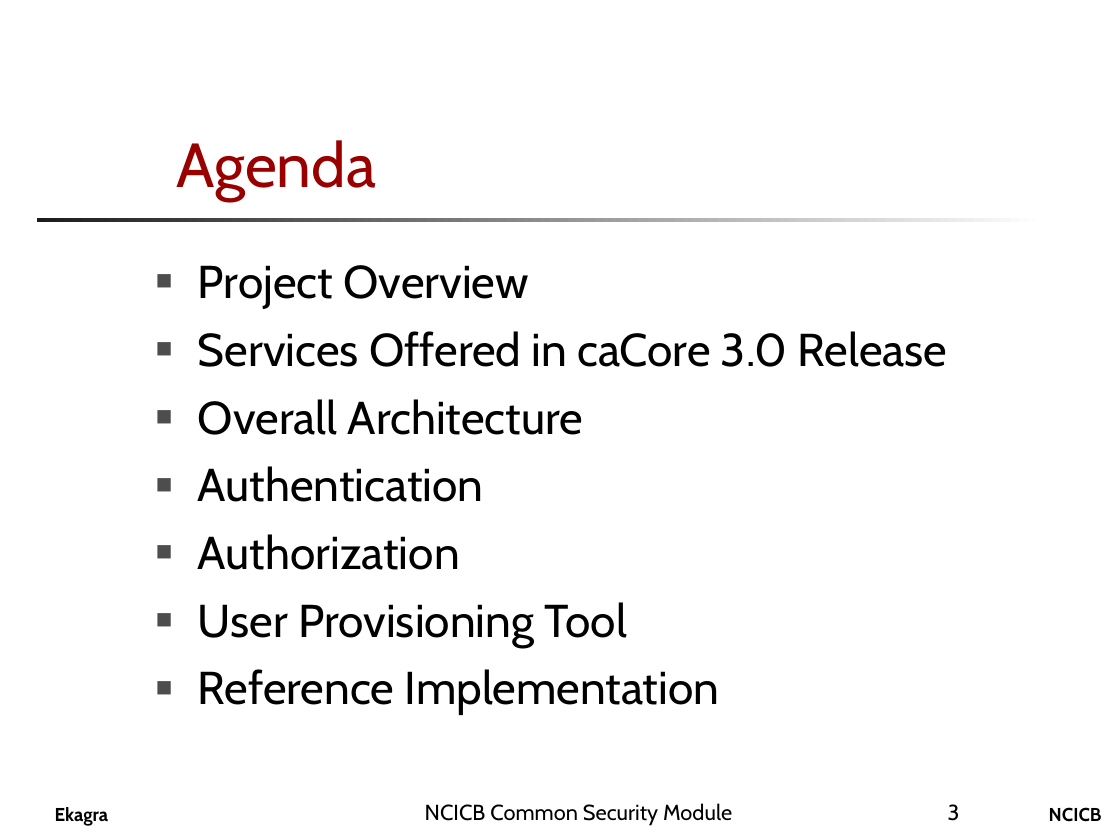
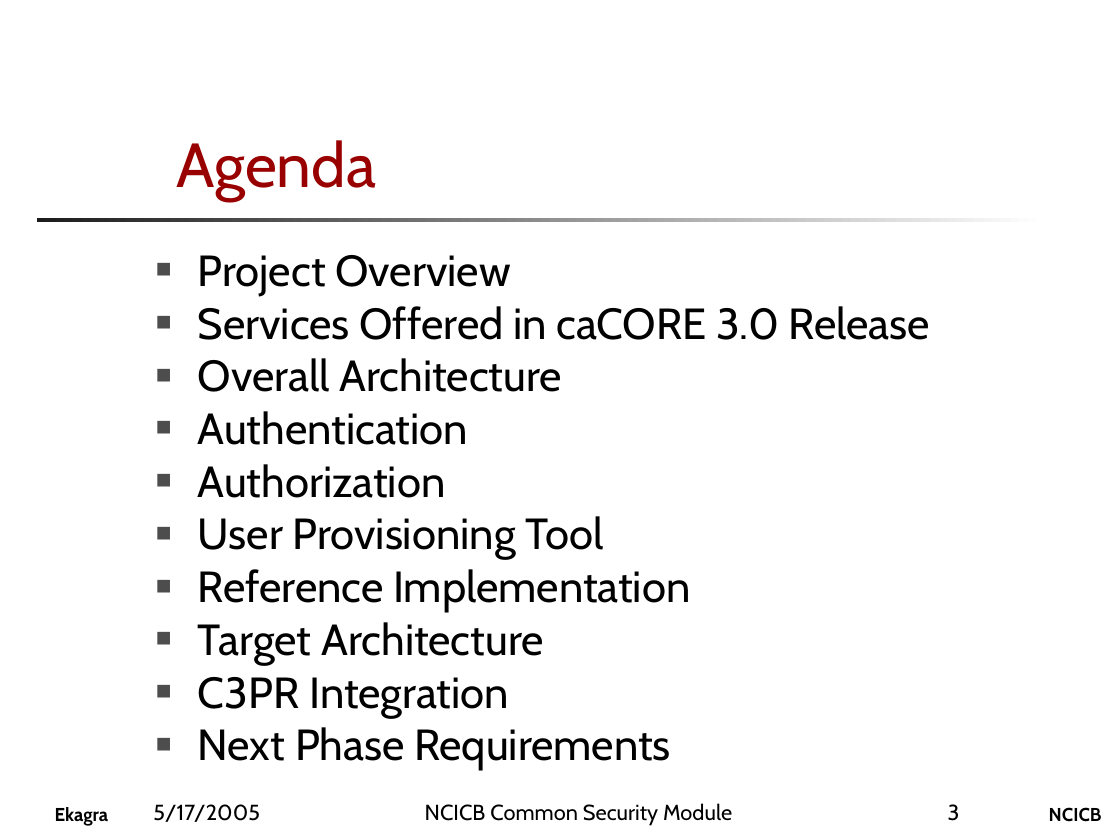
Before and after one commit to CBIIT/common-security-module-docs, a slide deck: slide 3 of Presentations/CSM_Presentation.ppt. Drawn at 1120x840 pixels with LibreOffice and Linux fonts; fonts in the diff are those of the drawing; background and template pictures are left out. Boxes give left, top, right and bottom in pixels: in the first picture for what was removed or moved away, otherwise in the second. Text is boxed around its words. In the diff, an @@ line names an element or a change of style, - is before the commit and + after.

```diff
--- a/Presentations/CSM_Presentation.ppt
+++ b/Presentations/CSM_Presentation.ppt
@@ text at (x1=198, y1=255, x2=690, y2=613): size 29.6 to 28 pt in "Project Overview", "Overall Architecture", "Authentication", "Authorization" and 2 more places; line spacing 1 to 0.8; less space between paragraphs @@
@@ text at (x1=198, y1=306, x2=930, y2=340): text changed; size 29.6 to 28 pt @@
-■ Services Offered in caCore 3.0 Release
+■ Services Offered in caCORE 3.0 Release
@@ text at (x1=198, y1=622, x2=671, y2=771): paragraphs added @@
+■ Target Architecture
+■ C3PR Integration
+■ Next Phase Requirements
@@ text added at (x1=153, y1=804, x2=260, y2=822), 14 pt, text #000000 @@
+5/17/2005
```
Also in this commit, not shown: 30 other slides changed, 3 slides added, 3 slides removed.
